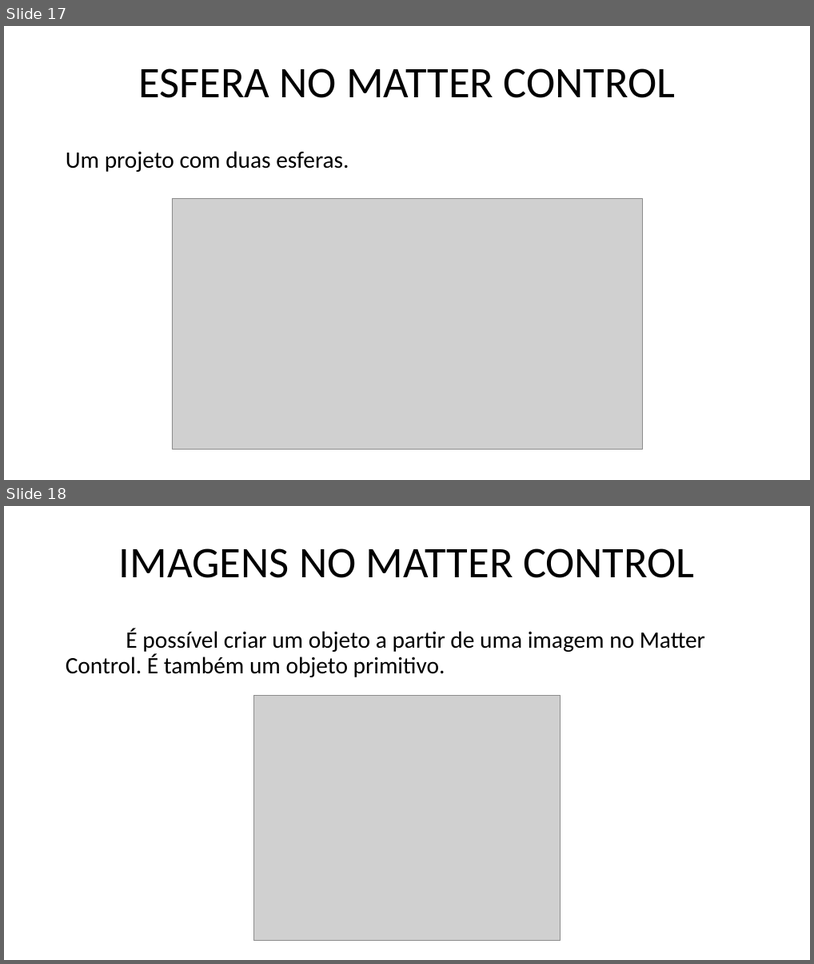
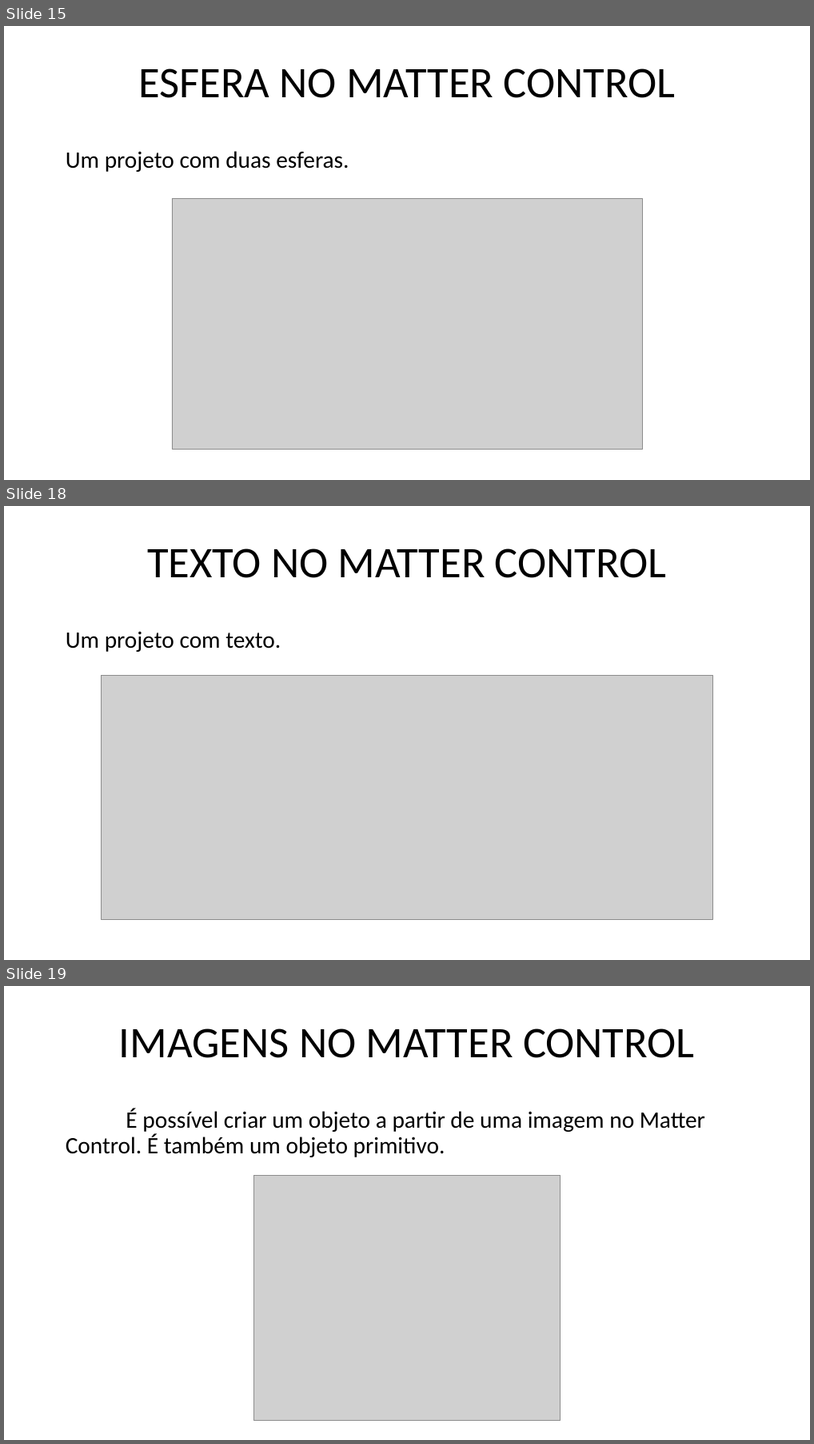
Before and after one commit to marcosdosea/ManualImpessora3D, a slide deck: Curso/Fundamentos de impressão 3D - Objetos.pptx. Shown one above the other, each under a label of ours: slides 17 and 18 before the commit, slides 15, 18 and 19 after it; the slides between them are not shown. The pictures are 814x964 and 814x1444 pixels, drawn with LibreOffice and Linux fonts; fonts in the diff are those of the drawing; grey boxes stand for pictures. Boxes give left, top, right and bottom in pixels: in the first picture for what was removed or moved away, otherwise in the second. Text is boxed around its words. In the diff, an @@ line names an element or a change of style, - is before the commit and + after.

```diff
--- a/Curso/Fundamentos de impressão 3D - Objetos.pptx
+++ b/Curso/Fundamentos de impressão 3D - Objetos.pptx
@@ slide 18 added at (4,506,810,960), background #FFFFFF @@
@@ title added at (147,548,667,578), 52 pt, text #000000 @@
+TEXTO NO MATTER CONTROL
@@ text added at (66,632,281,652), 28 pt, text #000000 @@
+Um projeto com texto.
@@ picture added at (102,676,714,919) @@
@@ what was slide 17 is now slide 15 @@
@@ what was slide 18 is now slide 19 @@
```
Also in this commit, not shown: 5 slides changed, 2 other slides added, 2 slides removed, 2 other files.
